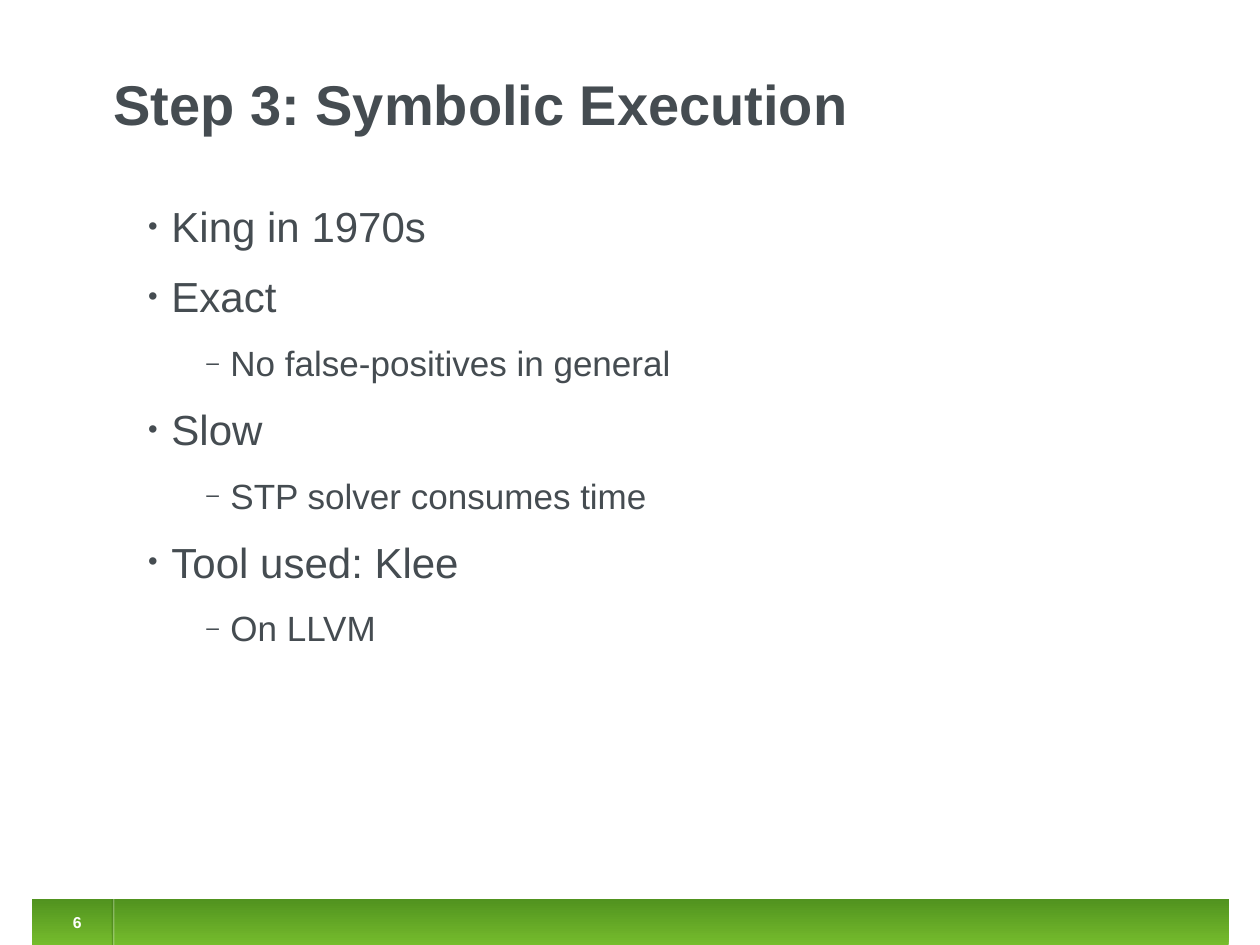
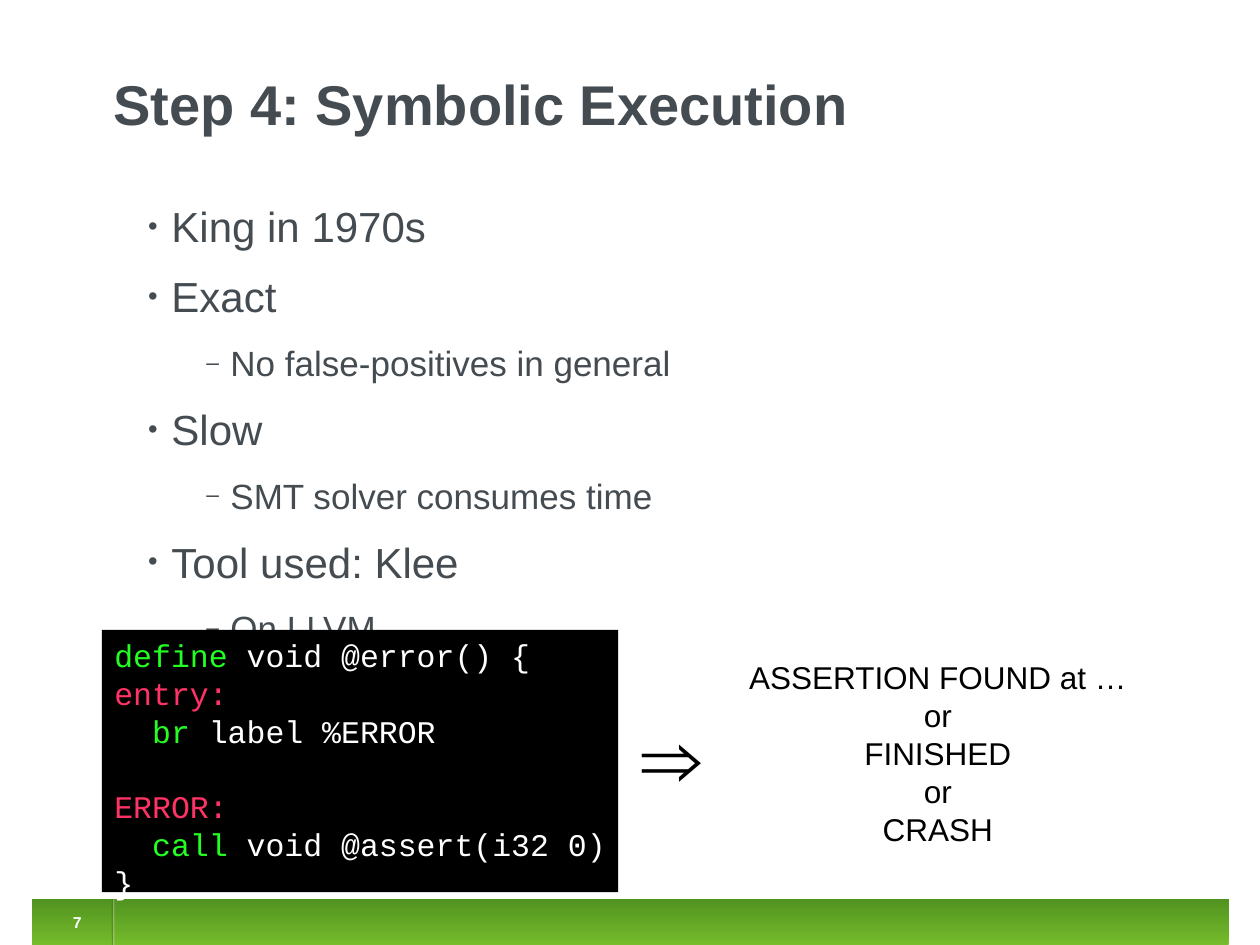
Before and after one commit to jirislaby/writings, a slide deck: slide 7 of presentations/tacas2013.odp (slide 6 before the commit). Drawn at 1260x945 pixels with LibreOffice and Linux fonts; fonts in the diff are those of the drawing. Boxes give left, top, right and bottom in pixels: in the first picture for what was removed or moved away, otherwise in the second. Text is boxed around its words. In the diff, an @@ line names an element or a change of style, - is before the commit and + after.

```diff
--- a/presentations/tacas2013.odp
+++ b/presentations/tacas2013.odp
@@ title at (113, 84, 847, 136): text changed @@
-Step 3: Symbolic Execution
+Step 4: Symbolic Execution
@@ text at (230, 483, 652, 510): text changed @@
-  ‒ STP solver consumes time
+  ‒ SMT solver consumes time
@@ rectangle added at (102, 630, 619, 892), fill #000000, 18 pt, text #FFFFFF @@
+define void @error() {
+entry:
+br label %ERROR
+ERROR:
+call void @assert(i32 0)
+}
@@ text added at (749, 667, 1086, 842), 18 pt, text #000000 @@
+ASSERTION FOUND at …
+or
+FINISHED
+or
+CRASH
@@ text added at (630, 698, 726, 804), 48 pt, text #000000 @@
+⇒
@@ page number at (73, 917, 82, 928): text changed @@
-6
+7
```
Also in this commit, not shown: 4 other slides changed, 3 slides added, 3 slides removed.
